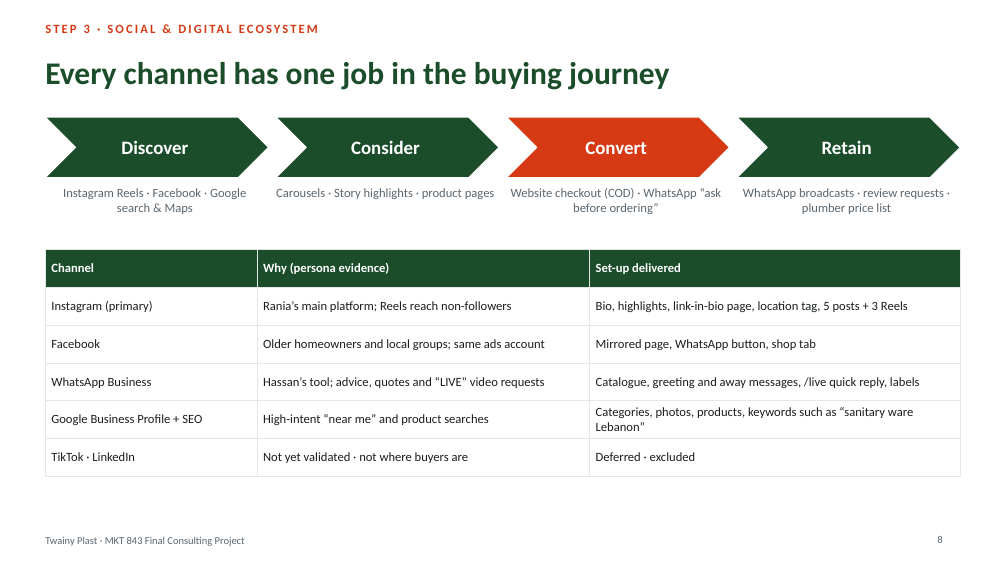
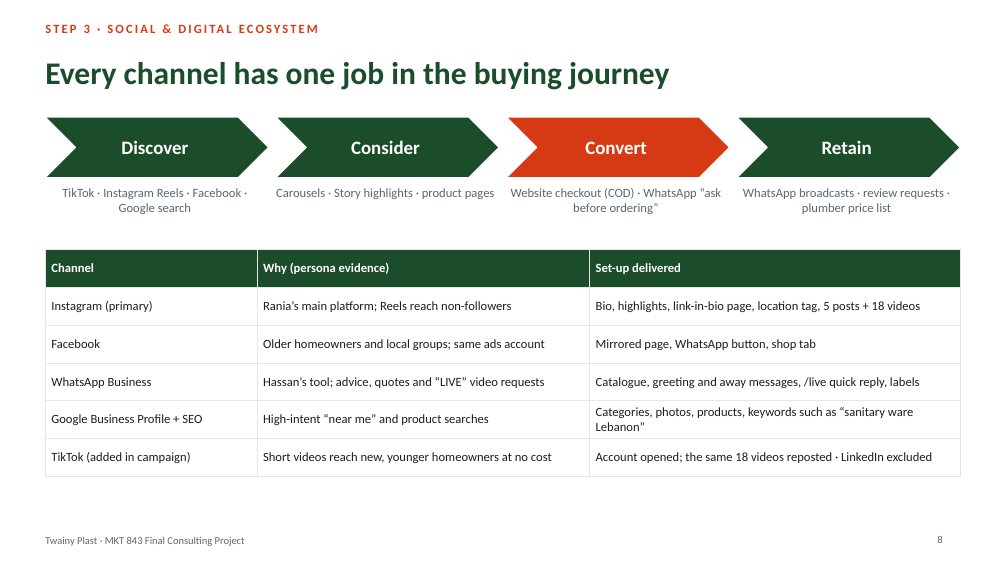
Before and after one commit to mouhibtwainy-dot/Twainy-Plast, a slide deck: slide 8 of deck/Twainy-Plast-Final-Deck.pptx. Drawn at 1008x567 pixels with LibreOffice and Linux fonts; fonts in the diff are those of the drawing. Boxes give left, top, right and bottom in pixels: in the first picture for what was removed or moved away, otherwise in the second. Text is boxed around its words. In the diff, an @@ line names an element or a change of style, - is before the commit and + after.

```diff
--- a/deck/Twainy-Plast-Final-Deck.pptx
+++ b/deck/Twainy-Plast-Final-Deck.pptx
@@ text at bbox=[62, 188, 242, 214]: text changed @@
-Instagram Reels · Facebook · Google search & Maps
+TikTok · Instagram Reels · Facebook · Google search
@@ table at bbox=[45, 250, 960, 467] @@
-row 2, column 3: Bio, highlights, link-in-bio page, location tag, 5 posts + 3 Reels
+row 2, column 3: Bio, highlights, link-in-bio page, location tag, 5 posts + 18 videos
-row 6: TikTok · LinkedIn | Not yet validated · not where buyers are | Deferred · excluded
+row 6: TikTok (added in campaign) | Short videos reach new, younger homeowners at no cost | Account opened; the same 18 videos reposted · LinkedIn excluded
```
Also in this commit, not shown: 14 other slides changed, 2 other files.
